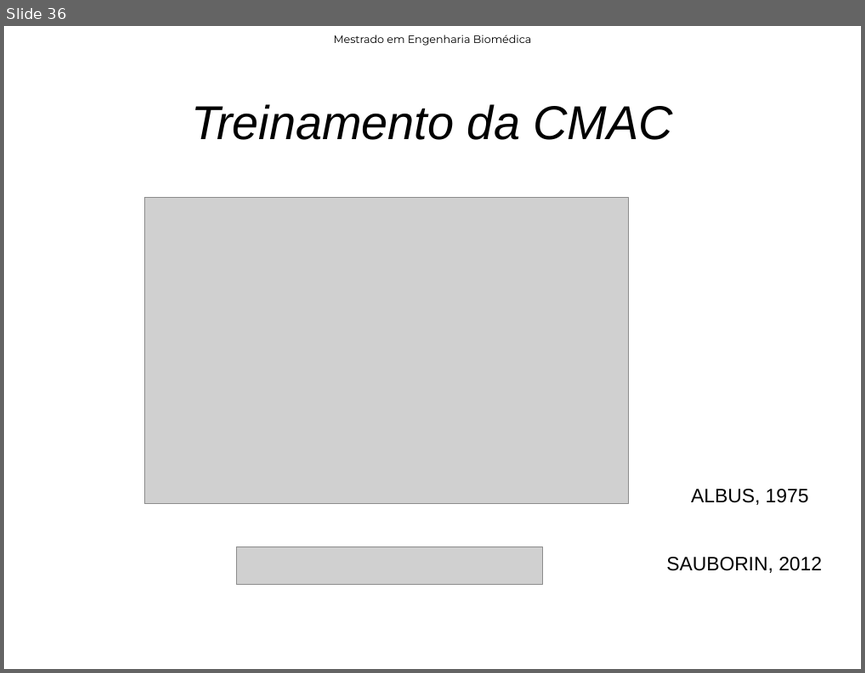
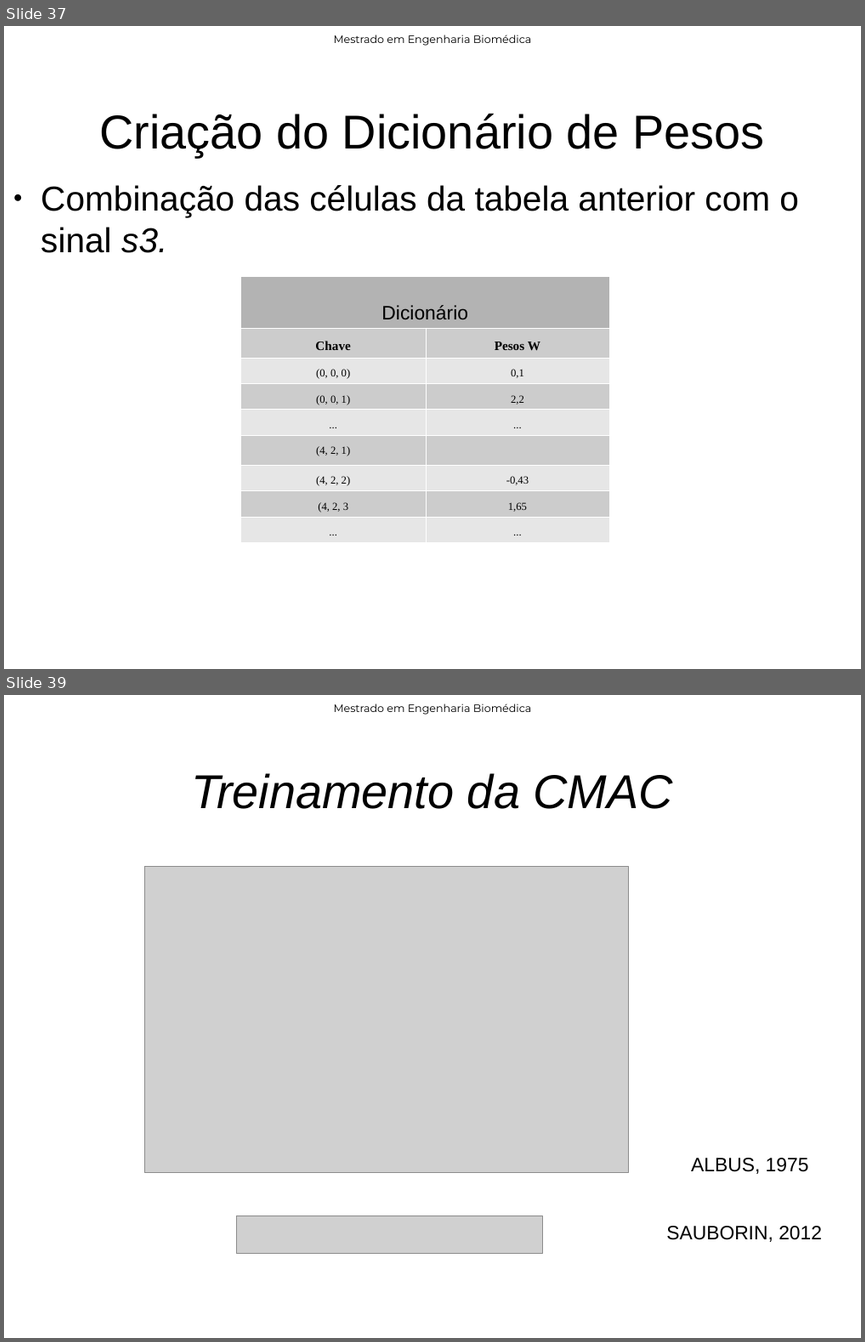
Before and after one commit to rob-nn/dissertation, a slide deck: qualify/qualify.odp. Shown one above the other, each under a label of ours: slide 36 before the commit, slides 37 and 39 after it; the slides between them are not shown. The pictures are 865x673 and 865x1342 pixels, drawn with LibreOffice and Linux fonts; fonts in the diff are those of the drawing; grey boxes stand for pictures; background and template pictures are left out. Boxes give left, top, right and bottom in pixels: in the first picture for what was removed or moved away, otherwise in the second. Text is boxed around its words. In the diff, an @@ line names an element or a change of style, - is before the commit and + after.

```diff
--- a/qualify/qualify.odp
+++ b/qualify/qualify.odp
@@ slide 37 added at (4, 26, 861, 669), background #FFFFFF; not listed: 1 template element that a slide beside it also shows @@
@@ title added at (99, 114, 764, 157), 44 pt, text #000000 @@
+Criação do Dicionário de Pesos
@@ text added at (41, 185, 799, 253), 32 pt, text #000000 @@
+● Combinação das células da tabela anterior com o sinal s3.
@@ table added at (241, 277, 610, 530), 9 rows, 2 columns @@
+Dicionário | 
+Chave | Pesos W
+(0, 0, 0) | 0,1
+(0, 0, 1) | 2,2
+... | ...
+(4, 2, 1) | 
+(4, 2, 2) | -0,43
+(4, 2, 3 | 1,65
+... | ...
@@ what was slide 36 is now slide 39 @@
```
Also in this commit, not shown: 19 slides changed, 5 other slides added, 18 other files.
